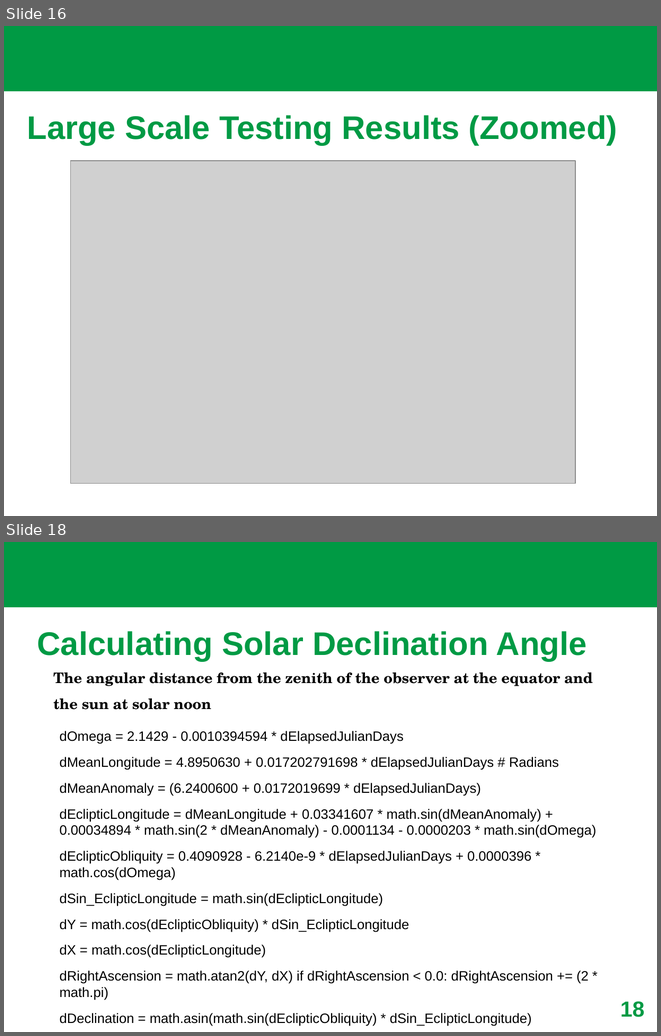
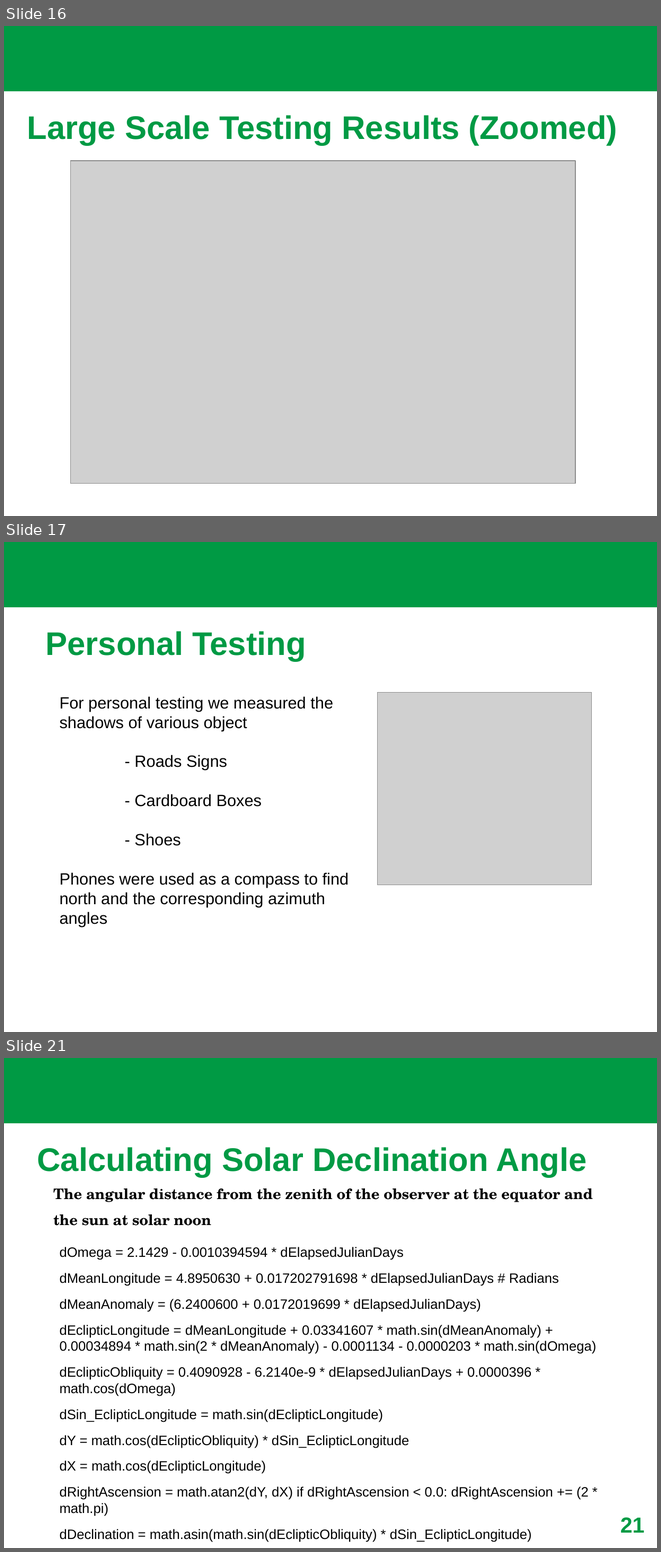
Before and after one commit to brownjordan317/sun_based_localization, a slide deck: Sun_check_algorithm/sun_based_loacalization.pptx. Shown one above the other, each under a label of ours: slides 16 and 18 before the commit, slides 16, 17 and 21 after it; the slides between them are not shown. The pictures are 661x1036 and 661x1552 pixels, drawn with LibreOffice and Linux fonts; fonts in the diff are those of the drawing; grey boxes stand for pictures; background and template pictures are left out. Boxes give left, top, right and bottom in pixels: in the first picture for what was removed or moved away, otherwise in the second. Text is boxed around its words. In the diff, an @@ line names an element or a change of style, - is before the commit and + after.

```diff
--- a/Sun_check_algorithm/sun_based_loacalization.pptx
+++ b/Sun_check_algorithm/sun_based_loacalization.pptx
@@ slide 17 added at <box>4,542,657,1032</box>, background picture (left out); not listed: 1 template element that a slide beside it also shows @@
@@ text added at <box>46,631,306,661</box>, 36 pt, text #009A44, bold @@
+Personal Testing
@@ text added at <box>60,696,349,907</box>, 18 pt, text #000000 @@
+For personal testing we measured the shadows of various object
+- Roads Signs
+- Cardboard Boxes
+- Shoes
+Phones were used as a compass to find north and the corresponding azimuth angles
@@ picture added at <box>378,692,592,885</box> @@
@@ what was slide 18 is now slide 21 @@
@@ page number at <box>620,1517,645,1532</box>: text changed @@
-18
+21
```
Also in this commit, not shown: 1 slide changed, 7 other slides added, 4 slides removed, 1 other file.
